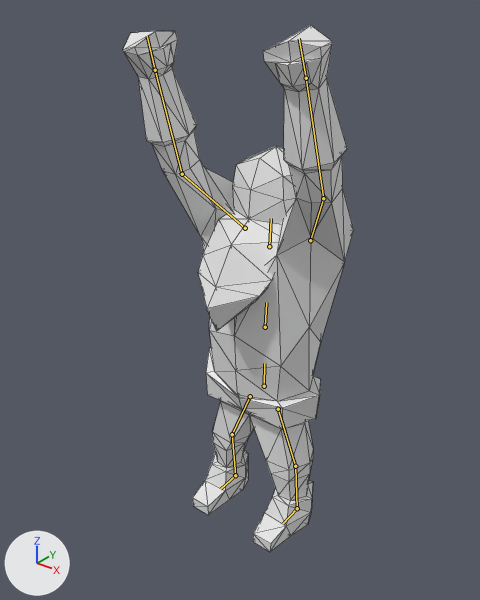
Two versions of the Blender file Animations/WarriorPrayer.blend, one commit apart.
Before and after are seen from a 50 mm camera at (7.47, -10.18, 11.63) aimed at (-0.39, -0.34, 5.53). Arrows for +X, +Y and +Z are at lower left; the lights stay in place. Both versions are drawn at frame 10 of the action 'Armature.001Action'; the numbers are the values there. The bones that bend it are drawn over the model as lines. Mesh edges are drawn as thin lines.
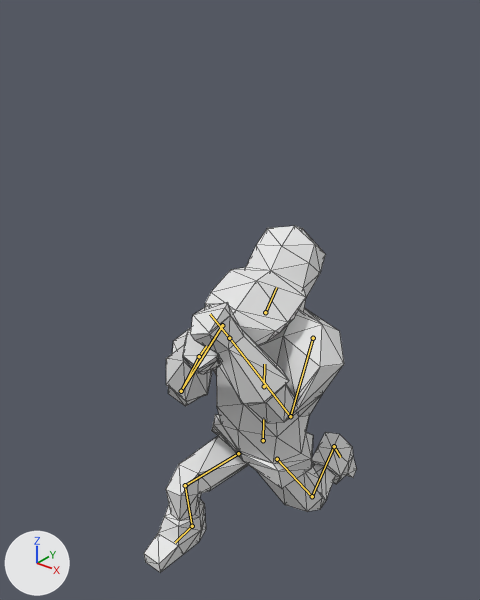
Edits to the scene script, one JSON object a line:
```json
{"block": "bone_root", "where": "bone_root = bpy.data.objects['Armature'].pose.bones['Root']"}
{"op": "set", "path": "bone_root.location", "old": "(0.0, 0.0, 0.0)", "new": "(0.0, -1.51, 0.0)"}
{"block": "bone_chest", "where": "bone_chest = bpy.data.objects['Armature'].pose.bones['Chest']  # child of 'Root'"}
{"op": "set", "path": "bone_chest.rotation_quaternion", "old": "(0.998, -0.006, -0.007, -0.016)", "new": "(0.994, 0.0, 0.119, 0.0)", "note": "degrees (-1, -1, -2) -> degrees (0, 14, 0)"}
{"block": "bone_shoulder_r", "where": "bone_shoulder_r = bpy.data.objects['Armature'].pose.bones['Shoulder.R']  # child of 'Chest'"}
{"op": "set", "path": "bone_shoulder_r.location", "old": "(-0.11, -0.82, -0.01)", "new": "(-0.35, 0.18, -0.03)"}
{"op": "set", "path": "bone_shoulder_r.rotation_quaternion", "old": "(0.496, 0.264, 0.362, -0.744)", "new": "(0.929, 0.309, 0.046, -0.204)", "note": "degrees (-25, 49, -124) -> degrees (34, 12, -21)"}
{"block": "bone_arm_r", "where": "bone_arm_r = bpy.data.objects['Armature'].pose.bones['Arm.R']  # child of 'Shoulder.R'"}
{"op": "set", "path": "bone_arm_r.location", "old": "(-0.01, 0.3, -0.03)", "new": "(0.0, -0.31, -0.22)"}
{"op": "set", "path": "bone_arm_r.rotation_quaternion", "old": "(0.888, -0.364, 0.263, 0.112)", "new": "(0.531, -0.781, -0.325, 0.148)", "note": "degrees (-44, 33, 1) -> degrees (-114, -6, 41)"}
{"block": "bone_shoulder_l", "where": "bone_shoulder_l = bpy.data.objects['Armature'].pose.bones['Shoulder.L']  # child of 'Chest'"}
{"op": "set", "path": "bone_shoulder_l.location", "old": "(0.07, -0.86, -0.27)", "new": "(-0.23, -0.25, -0.19)"}
{"op": "set", "path": "bone_shoulder_l.rotation_quaternion", "old": "(0.571, -0.757, -0.078, 0.307)", "new": "(0.819, -0.189, 0.295, 0.461)", "note": "degrees (-100, 22, 30) -> degrees (-3, 41, 58)"}
{"block": "bone_arm_l", "where": "bone_arm_l = bpy.data.objects['Armature'].pose.bones['Arm.L']  # child of 'Shoulder.L'"}
{"op": "set", "path": "bone_arm_l.location", "old": "(-0.18, -0.16, -0.18)", "new": "(-0.12, 0.35, 0.15)"}
{"op": "set", "path": "bone_arm_l.rotation_quaternion", "old": "(0.864, -0.127, 0.063, -0.483)", "new": "(0.49, -0.692, 0.109, -0.527)", "note": "degrees (-16, -1, -58) -> degrees (-88, -38, -57)"}
{"block": "bone_head", "where": "bone_head = bpy.data.objects['Armature'].pose.bones['Head']  # child of 'Chest'"}
{"op": "set", "path": "bone_head.rotation_quaternion", "old": "(1.0, 0.0, 0.0, 0.0)", "new": "(0.939, -0.333, 0.0, -0.081)", "note": "degrees (0, 0, 0) -> degrees (-39, -3, -9)"}
{"block": "bone_leg_r", "where": "bone_leg_r = bpy.data.objects['Armature'].pose.bones['Leg.R']  # child of 'Root'"}
{"op": "set", "path": "bone_leg_r.location", "old": "(0.0, 0.0, 0.0)", "new": "(0.16, -0.11, 0.39)"}
{"op": "set", "path": "bone_leg_r.rotation_quaternion", "old": "(1.0, 0.0, 0.0, 0.0)", "new": "(0.802, 0.529, 0.225, -0.162)", "note": "degrees (0, 0, 0) -> degrees (66, 32, -1)"}
{"block": "bone_calf_r", "where": "bone_calf_r = bpy.data.objects['Armature'].pose.bones['Calf.R']  # child of 'Leg.R'"}
{"op": "set", "path": "bone_calf_r.rotation_quaternion", "old": "(1.0, 0.0, 0.0, 0.0)", "new": "(0.794, 0.608, 0.0, 0.0)", "note": "degrees (0, 0, 0) -> degrees (75, 0, 0)"}
{"block": "bone_leg_l", "where": "bone_leg_l = bpy.data.objects['Armature'].pose.bones['Leg.L']  # child of 'Root'"}
{"op": "set", "path": "bone_leg_l.location", "old": "(0.0, 0.0, 0.0)", "new": "(0.02, -0.08, -0.03)"}
{"op": "set", "path": "bone_leg_l.rotation_quaternion", "old": "(1.0, 0.0, 0.0, 0.0)", "new": "(0.976, -0.095, 0.054, -0.187)", "note": "degrees (0, 0, 0) -> degrees (-12, 4, -22)"}
{"block": "bone_calf_l", "where": "bone_calf_l = bpy.data.objects['Armature'].pose.bones['Calf.L']  # child of 'Leg.L'"}
{"op": "set", "path": "bone_calf_l.rotation_quaternion", "old": "(1.0, 0.0, 0.0, 0.0)", "new": "(0.688, 0.725, 0.0, 0.011)", "note": "degrees (0, 0, 0) -> degrees (93, -1, 1)"}
```

Location of each change, [x1, y1, x2, y2] in pixels of the pictures (480 x 600 px):
```json
{"object": "Cube", "change": "posed", "before": [123, 25, 354, 552], "after": [144, 226, 357, 572], "on screen": "8% narrower, 34% shorter"}
{"bone": "Root", "before": "(264, 386) to (264, 363)", "after": "(263, 440) to (263, 419)"}
{"bone": "Chest", "before": "(265, 327) to (266, 302)", "after": "(264, 386) to (264, 364)"}
{"bone": "Shoulder.R", "before": "(245, 228) to (182, 174)", "after": "(222, 325) to (181, 391)"}
{"bone": "Arm.R", "before": "(182, 174) to (155, 70)", "after": "(181, 391) to (199, 356)"}
{"bone": "Shoulder.L", "before": "(310, 240) to (323, 198)", "after": "(313, 338) to (290, 416)"}
{"bone": "Arm.L", "before": "(323, 198) to (306, 78)", "after": "(290, 416) to (229, 338)"}
{"bone": "Head", "before": "(269, 246) to (271, 218)", "after": "(265, 312) to (276, 287)"}
{"bone": "Leg.R", "before": "(250, 396) to (232, 434)", "after": "(238, 453) to (185, 485)"}
{"bone": "Calf.R", "before": "(232, 434) to (235, 475)", "after": "(185, 485) to (192, 526)"}
{"bone": "Leg.L", "before": "(278, 409) to (295, 466)", "after": "(277, 459) to (312, 496)"}
{"bone": "Calf.L", "before": "(295, 466) to (297, 508)", "after": "(312, 496) to (334, 446)"}
```
